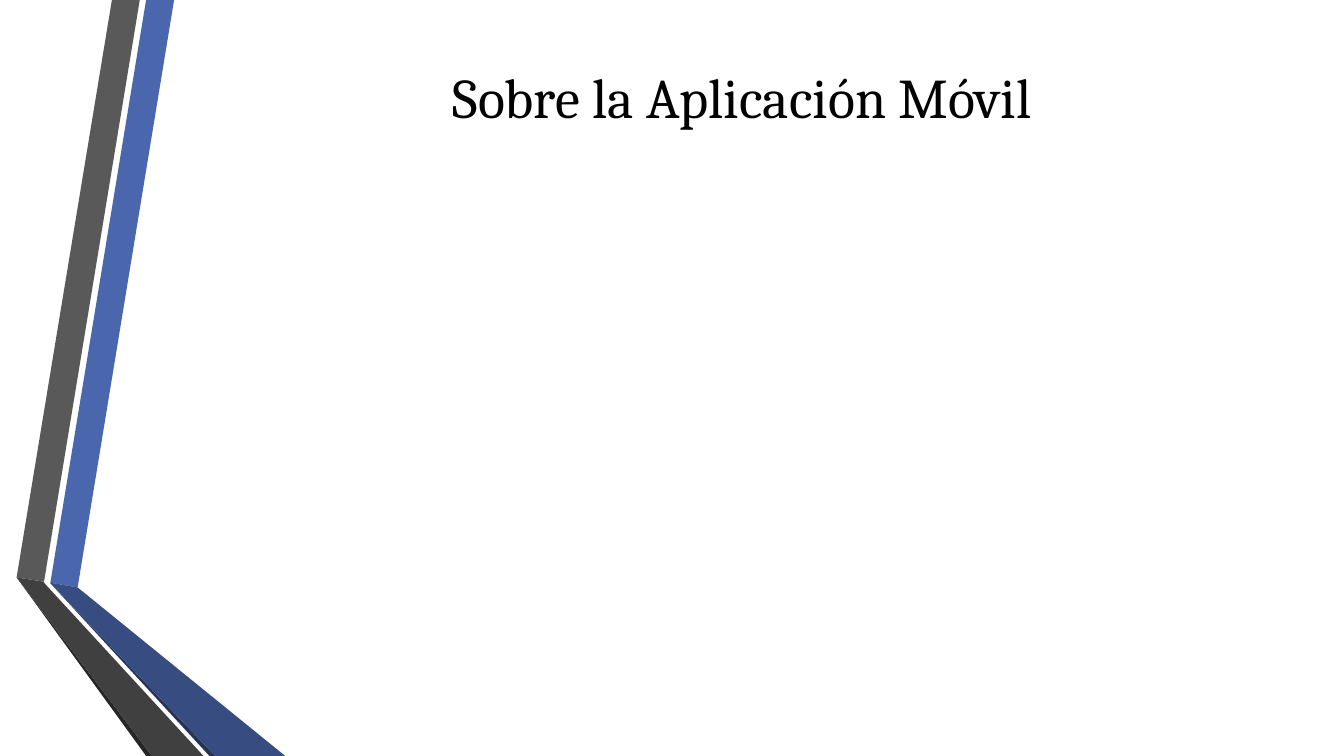
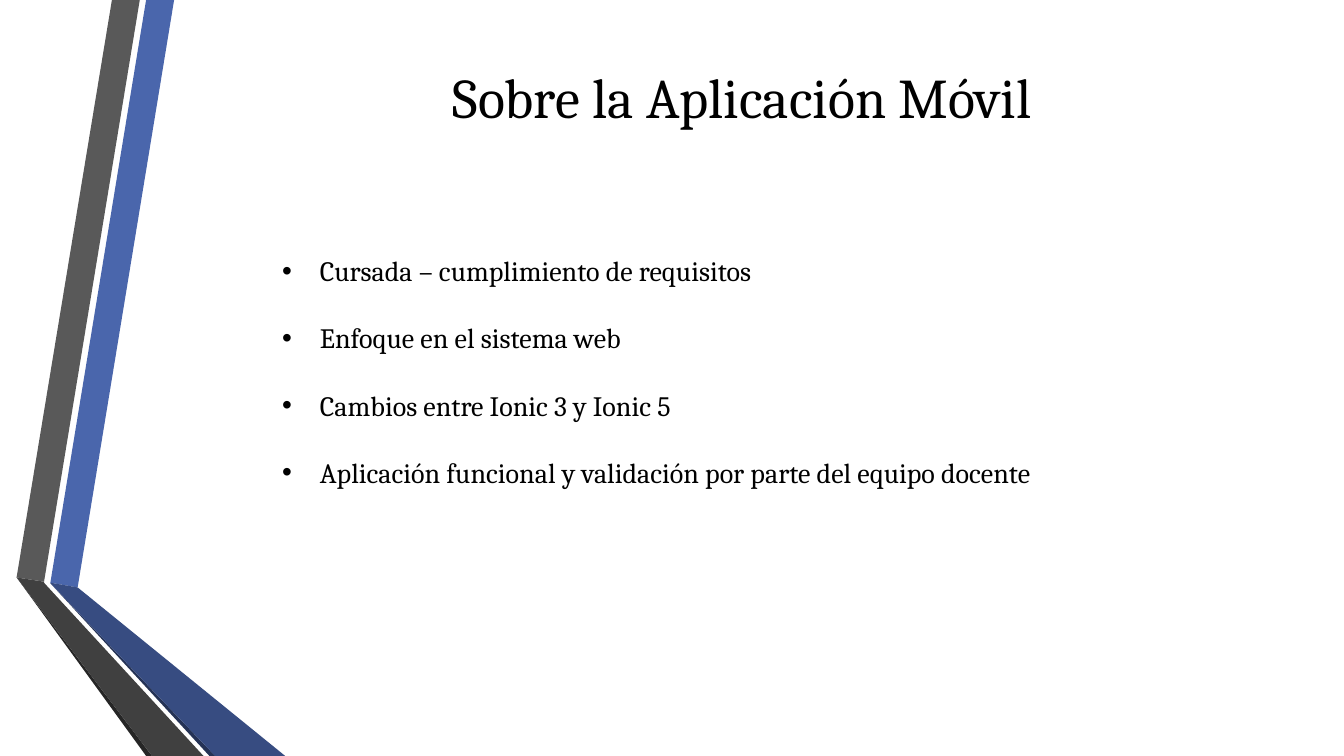
Before and after one commit to fge23/Sistema-VASPA, a slide deck: slide 9 of Presentaciones/Presentación VASPA - Diciembre 2020 - Examen Final/Presentación VASPA - Diciembre 2020 - Examen Final.pptx. Drawn at 1344x756 pixels with LibreOffice and Linux fonts; fonts in the diff are those of the drawing; background and template pictures are left out. Boxes give left, top, right and bottom in pixels: in the first picture for what was removed or moved away, otherwise in the second. Text is boxed around its words. In the diff, an @@ line names an element or a change of style, - is before the commit and + after.

```diff
--- a/Presentaciones/Presentación VASPA - Diciembre 2020 - Examen Final/Presentación VASPA - Diciembre 2020 - Examen Final.pptx
+++ b/Presentaciones/Presentación VASPA - Diciembre 2020 - Examen Final/Presentación VASPA - Diciembre 2020 - Examen Final.pptx
@@ text added at [320, 261, 1030, 489], 20 pt, text #000000 @@
+• Cursada – cumplimiento de requisitos
+• Enfoque en el sistema web
+• Cambios entre Ionic 3 y Ionic 5
+• Aplicación funcional y validación por parte del equipo docente
```
Also in this commit, not shown: 3 other slides changed, 6 slides added, 4 slides removed.
